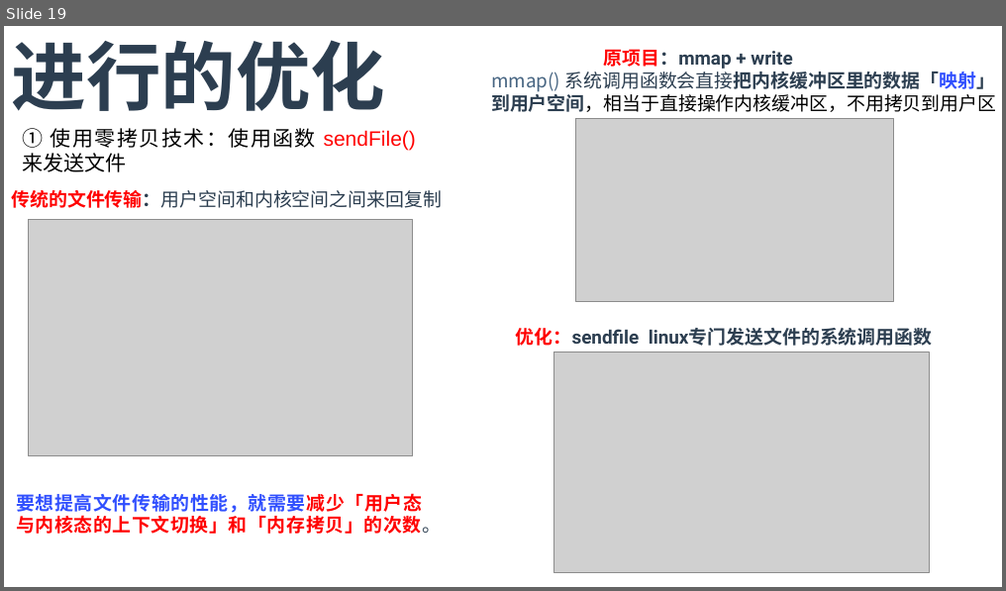
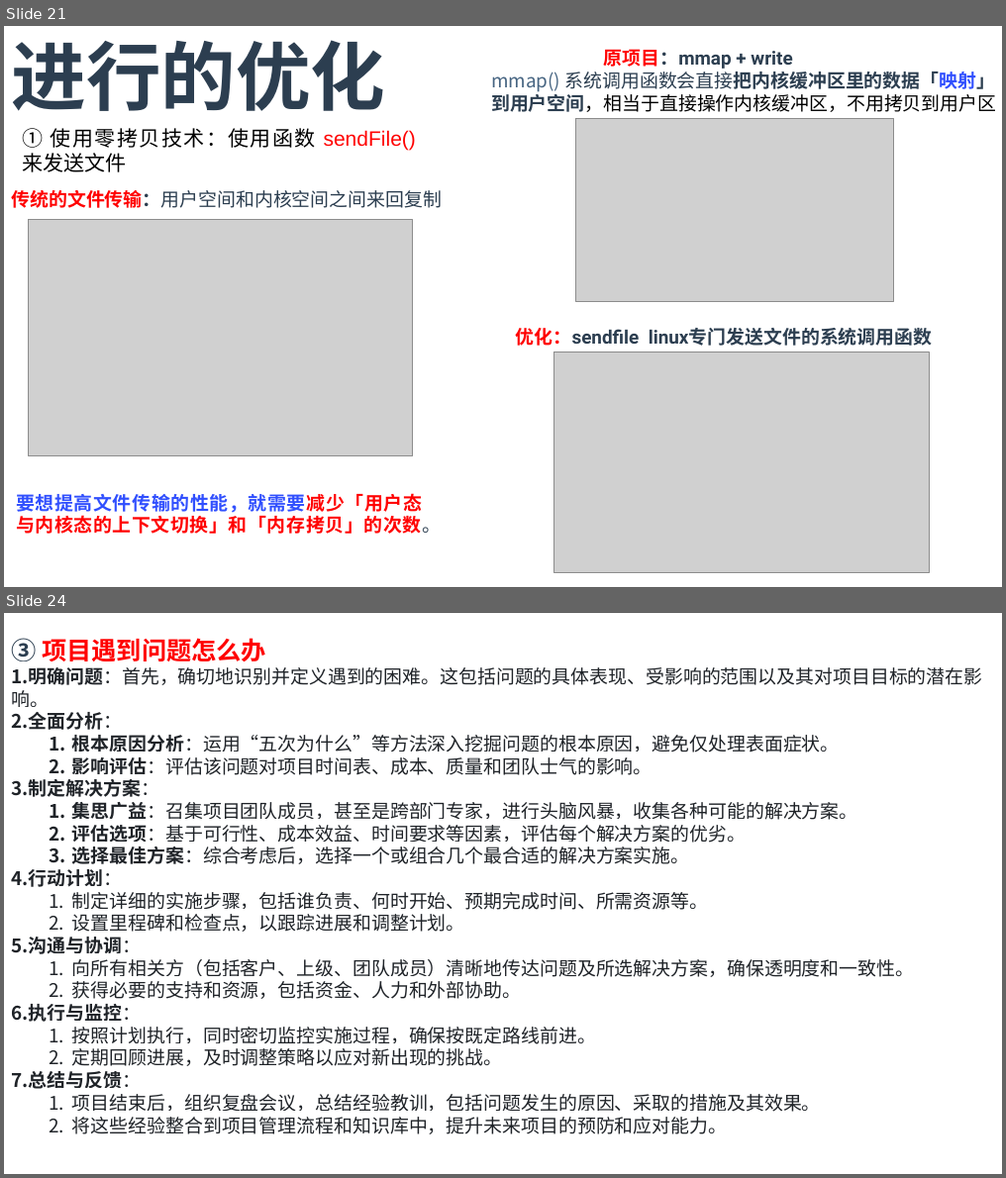
Before and after one commit to T0kisaki-Kurumi/LeetCode, a slide deck: 实习/面试.pptx. Shown one above the other, each under a label of ours: slide 19 before the commit, slides 21 and 24 after it; the slides between them are not shown. The pictures are 1006x591 and 1006x1178 pixels, drawn with LibreOffice and Linux fonts; fonts in the diff are those of the drawing; grey boxes stand for pictures. Boxes give left, top, right and bottom in pixels: in the first picture for what was removed or moved away, otherwise in the second. Text is boxed around its words. In the diff, an @@ line names an element or a change of style, - is before the commit and + after.

```diff
--- a/实习/面试.pptx
+++ b/实习/面试.pptx
@@ slide 24 added at (4, 613, 1002, 1174), background #FFFFFF @@
@@ text added at (11, 638, 982, 1135), 18 pt, text #1F2328 @@
+③ 项目遇到问题怎么办
+1. 明确问题：首先，确切地识别并定义遇到的困难。这包括问题的具体表现、受影响的范围以及其对项目目标的潜在影响。
+2. 全面分析：
+  1. 根本原因分析：运用“五次为什么”等方法深入挖掘问题的根本原因，避免仅处理表面症状。
+  2. 影响评估：评估该问题对项目时间表、成本、质量和团队士气的影响。
+3. 制定解决方案：
+  1. 集思广益：召集项目团队成员，甚至是跨部门专家，进行头脑风暴，收集各种可能的解决方案。
+  2. 评估选项：基于可行性、成本效益、时间要求等因素，评估每个解决方案的优劣。
+  3. 选择最佳方案：综合考虑后，选择一个或组合几个最合适的解决方案实施。
+4. 行动计划：
+  1. 制定详细的实施步骤，包括谁负责、何时开始、预期完成时间、所需资源等。
+  2. 设置里程碑和检查点，以跟踪进展和调整计划。
+5. 沟通与协调：
+  1. 向所有相关方（包括客户、上级、团队成员）清晰地传达问题及所选解决方案，确保透明度和一致性。
+  2. 获得必要的支持和资源，包括资金、人力和外部协助。
+6. 执行与监控：
+  1. 按照计划执行，同时密切监控实施过程，确保按既定路线前进。
+  2. 定期回顾进展，及时调整策略以应对新出现的挑战。
+7. 总结与反馈：
+  1. 项目结束后，组织复盘会议，总结经验教训，包括问题发生的原因、采取的措施及其效果。
+  2. 将这些经验整合到项目管理流程和知识库中，提升未来项目的预防和应对能力。
@@ what was slide 19 is now slide 21 @@
```
Also in this commit, not shown: 2 slides changed, 10 other slides added, 5 other files.
